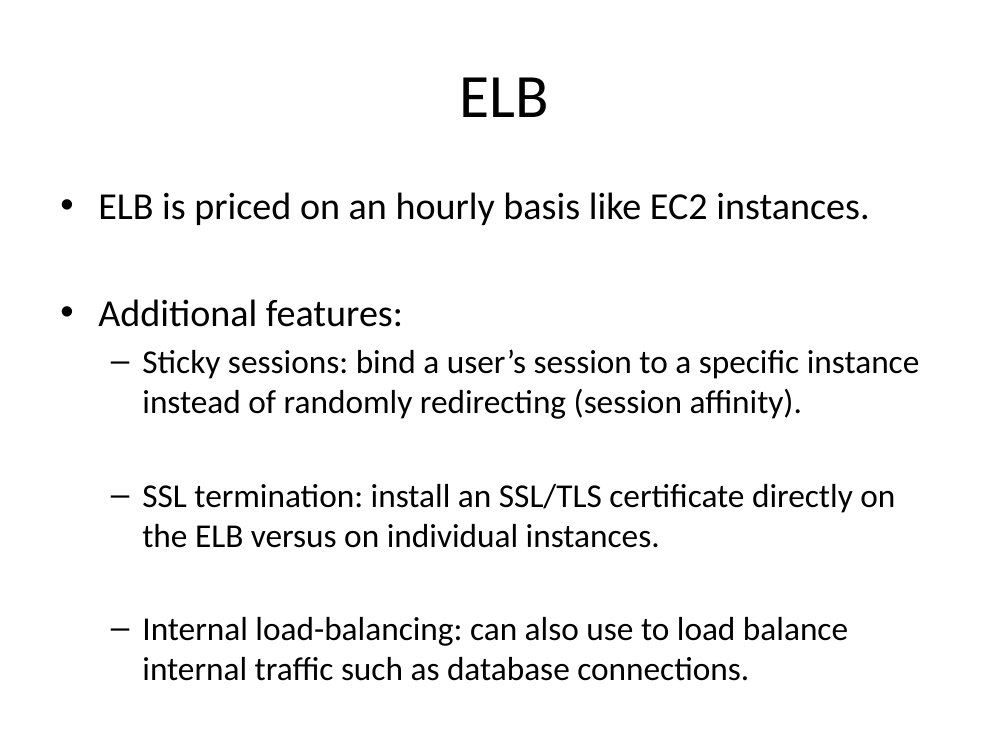
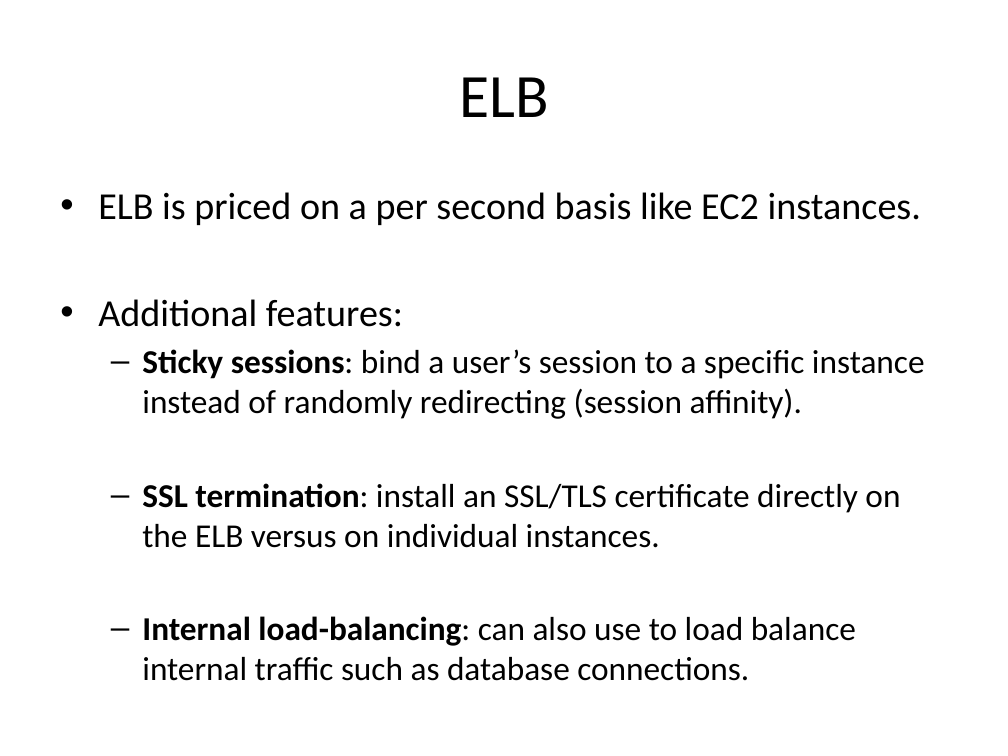
Before and after one commit to jasondbaker/infrastructure-class, a slide deck: slide 5 of lectures/infrastructure-week-5.pptx. Drawn at 1008x756 pixels with LibreOffice and Linux fonts; fonts in the diff are those of the drawing. Boxes give left, top, right and bottom in pixels: in the first picture for what was removed or moved away, otherwise in the second. Text is boxed around its words. In the diff, an @@ line names an element or a change of style, - is before the commit and + after.

```diff
--- a/lectures/infrastructure-week-5.pptx
+++ b/lectures/infrastructure-week-5.pptx
@@ text at [98, 192, 921, 225]: text changed @@
-• ELB is priced on an hourly basis like EC2 instances.
+• ELB is priced on a per second basis like EC2 instances.
@@ text at [142, 349, 925, 681]: bold on in "Sticky sessions:", "SSL termination:", "Internal load-balancing:" @@
```
Also in this commit, not shown: 4 other slides changed, 1 slide added, 1 slide removed, 3 other files.
